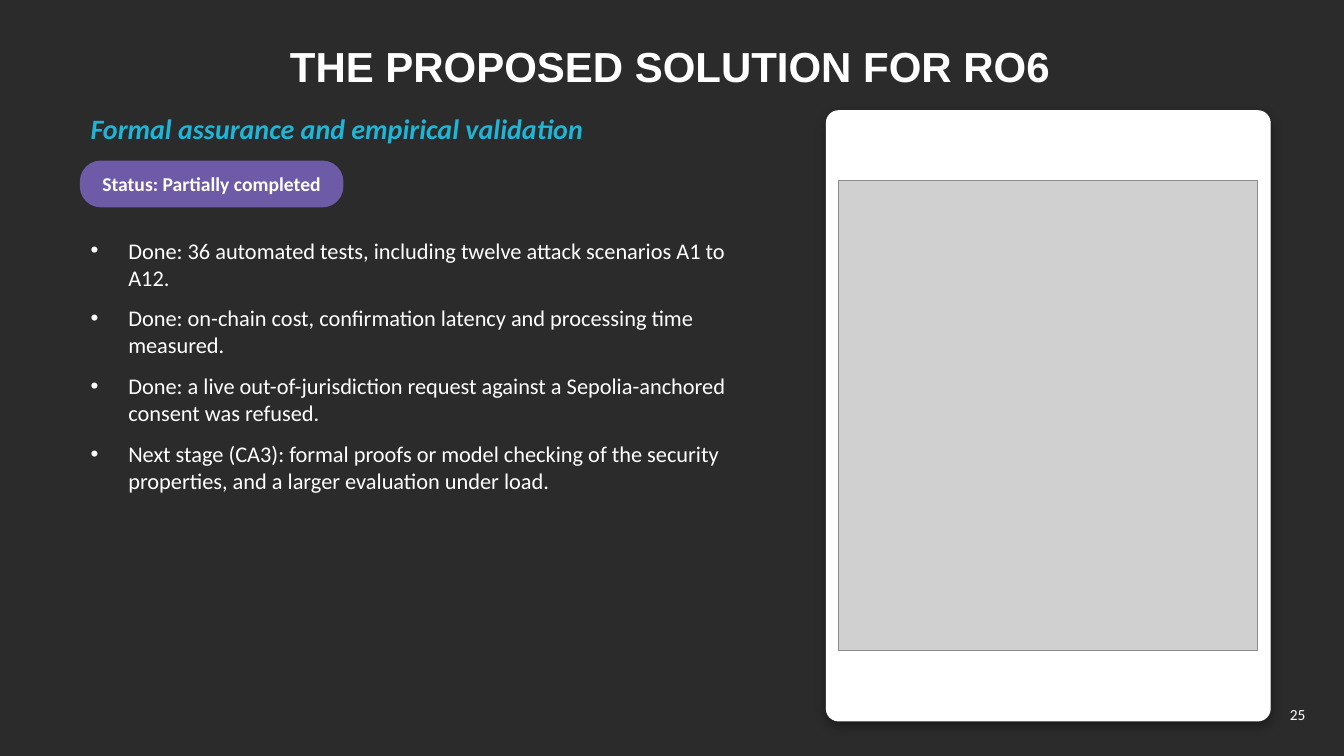
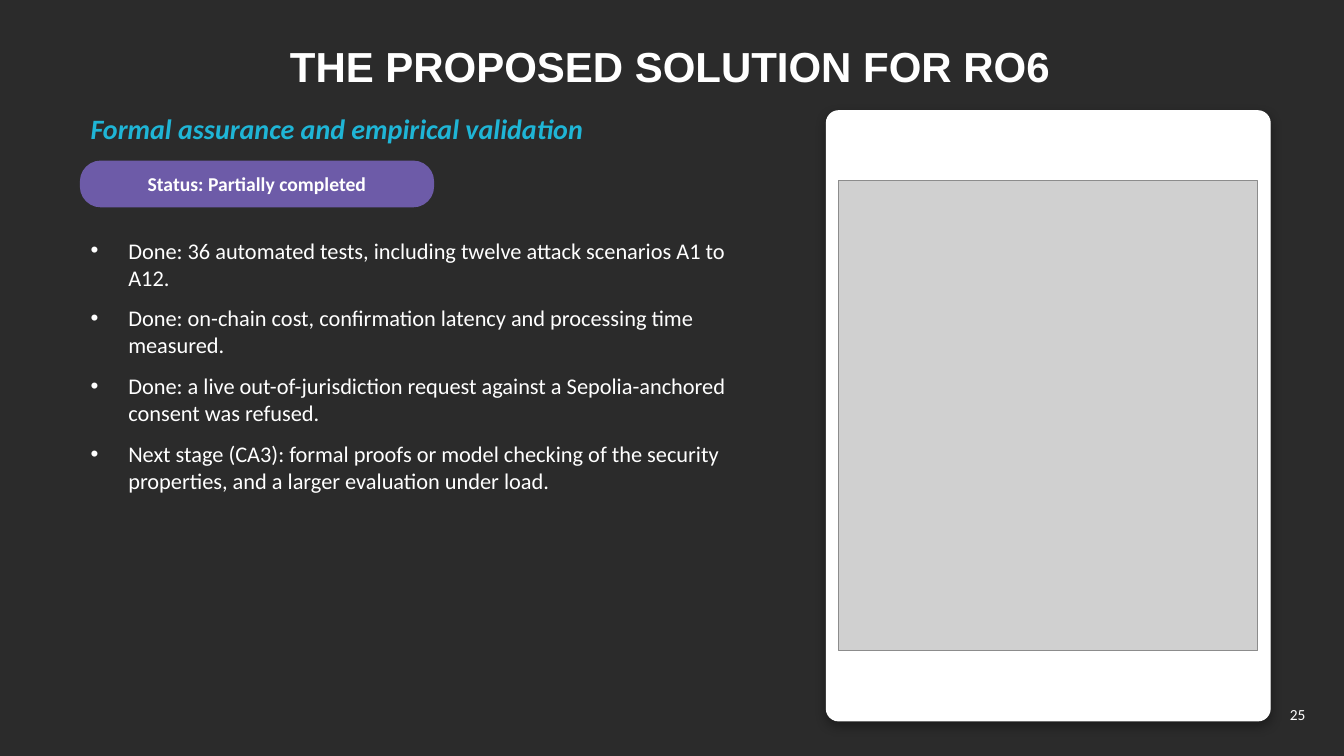
Before and after one commit to yasir12345678900/HealthRWA-Sepolia-Personal-try, a slide deck: slide 25 of docs/Yasir_CA2_Reassessment_Slides.pptx. Drawn at 1344x756 pixels with LibreOffice and Linux fonts; fonts in the diff are those of the drawing; grey boxes stand for pictures; background and template pictures are left out; a plain dark background stands for a picture behind light text. Boxes give left, top, right and bottom in pixels: in the first picture for what was removed or moved away, otherwise in the second. Text is boxed around its words. In the diff, an @@ line names an element or a change of style, - is before the commit and + after.

```diff
--- a/docs/Yasir_CA2_Reassessment_Slides.pptx
+++ b/docs/Yasir_CA2_Reassessment_Slides.pptx
@@ text "Status: Partially completed": place and size @@
-text "Status: Partially completed" at box(102, 177, 321, 194)
+text "Status: Partially completed" at box(148, 177, 366, 194)
@@ rounded rectangle: place and size @@
-rounded rectangle at box(81, 161, 343, 207)
+rounded rectangle at box(81, 161, 434, 207)
```
Also in this commit, not shown: 14 other slides changed.
